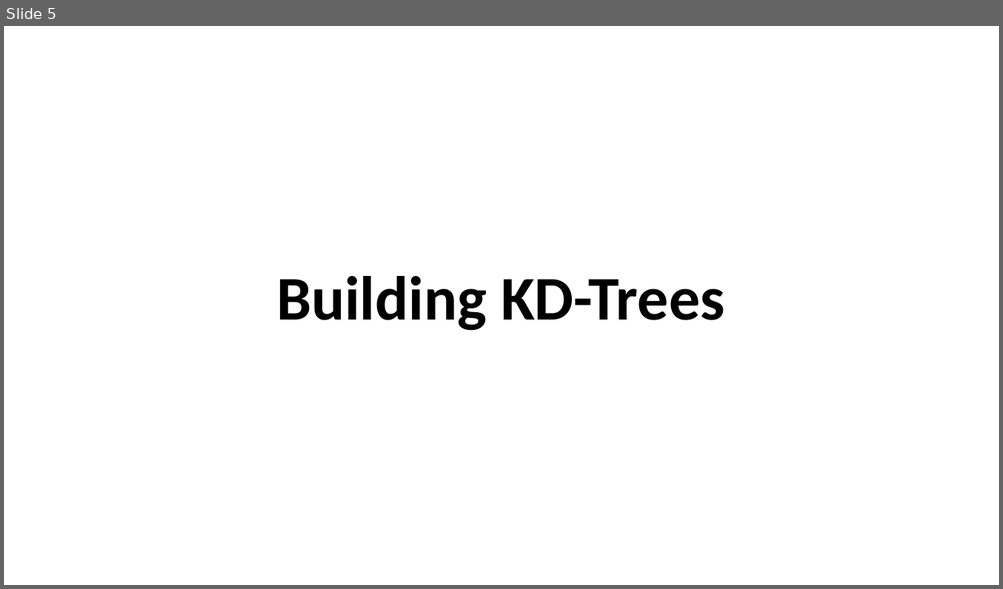
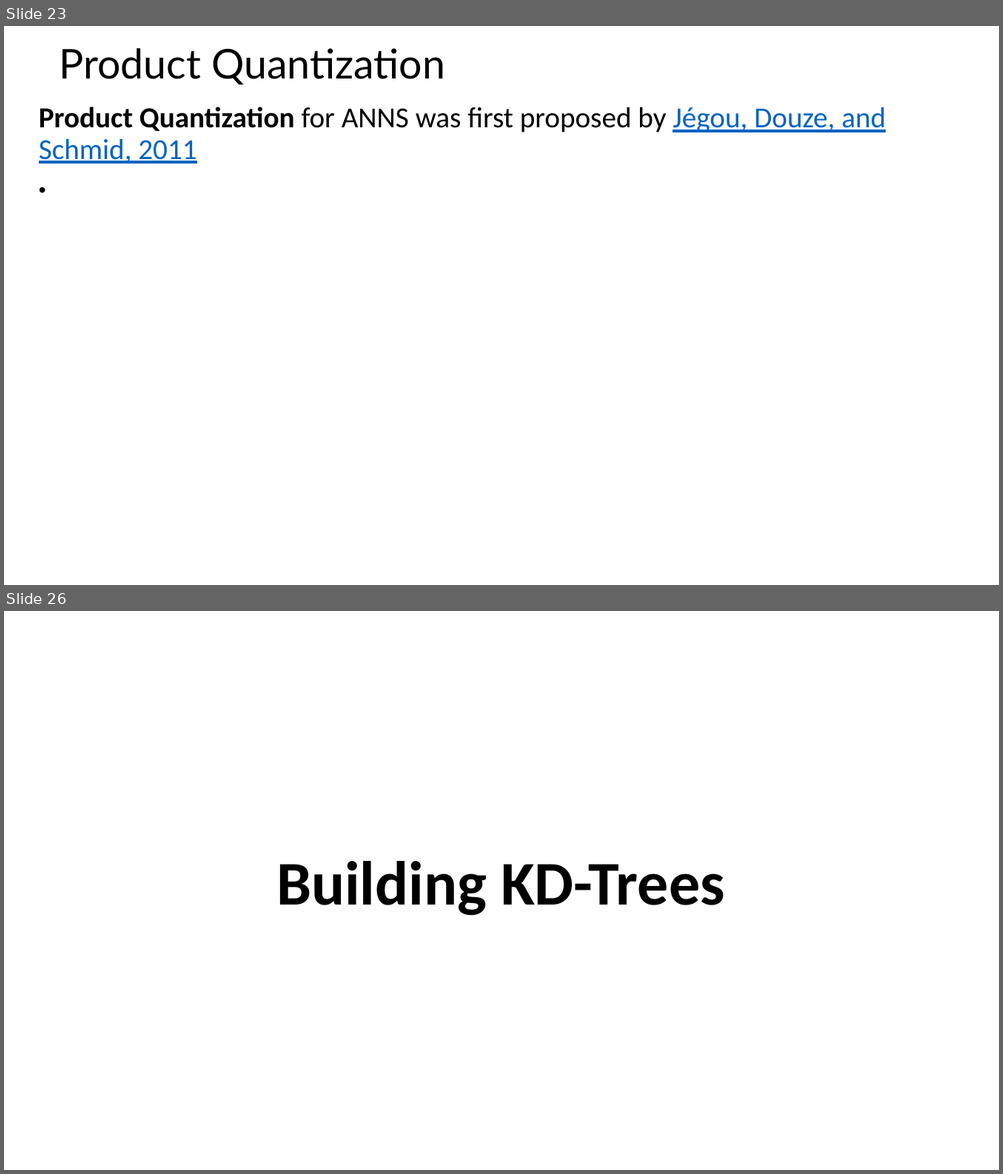
Before and after one commit to tenevian/Harvard-SSP-Data-Mining, a slide deck: slides/5_EfficientSimilaritySearch.pptx. Shown one above the other, each under a label of ours: slide 5 before the commit, slides 23 and 26 after it; the slides between them are not shown. The pictures are 1003x589 and 1003x1174 pixels, drawn with LibreOffice and Linux fonts; fonts in the diff are those of the drawing. Boxes give left, top, right and bottom in pixels: in the first picture for what was removed or moved away, otherwise in the second. Text is boxed around its words. In the diff, an @@ line names an element or a change of style, - is before the commit and + after.

Commit message:
Added content on ANNS

```diff
--- a/slides/5_EfficientSimilaritySearch.pptx
+++ b/slides/5_EfficientSimilaritySearch.pptx
@@ slide 23 added at [4,26,999,585], background #FFFFFF @@
@@ title added at [59,48,445,85], 39.6 pt, text #000000 @@
+Product Quantization
@@ text added at [39,107,885,164], 28 pt, text #000000 @@
+Product Quantization for ANNS was first proposed by Jégou, Douze, and Schmid, 2011
@@ what was slide 5 is now slide 26 @@
```
Also in this commit, not shown: 2 slides changed, 20 other slides added.
